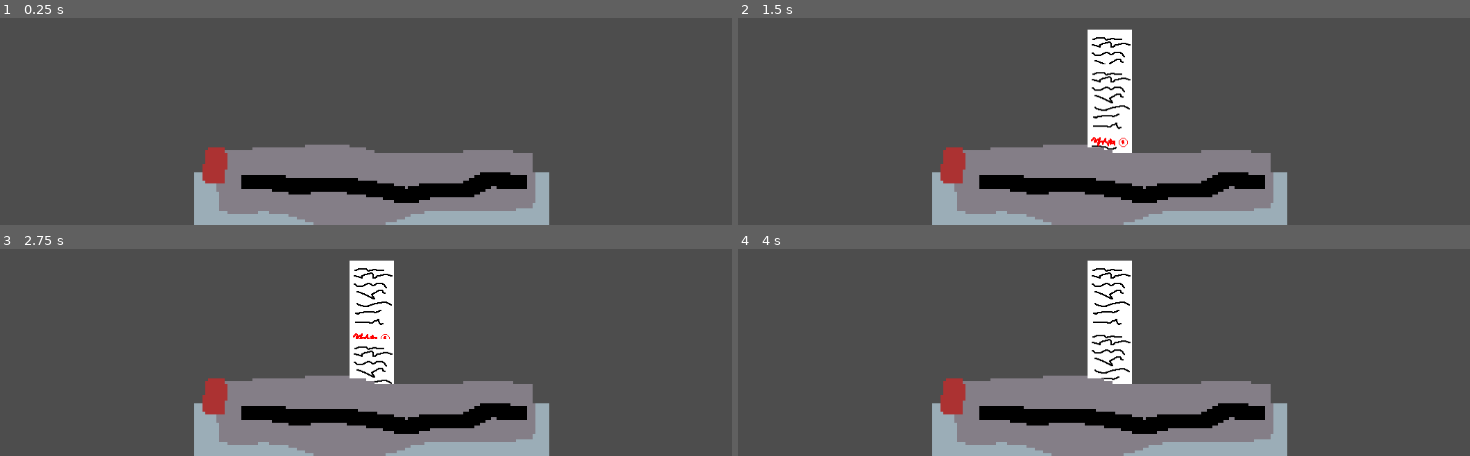
Above: before the commit, frames 1-4 (two rows, left to right).
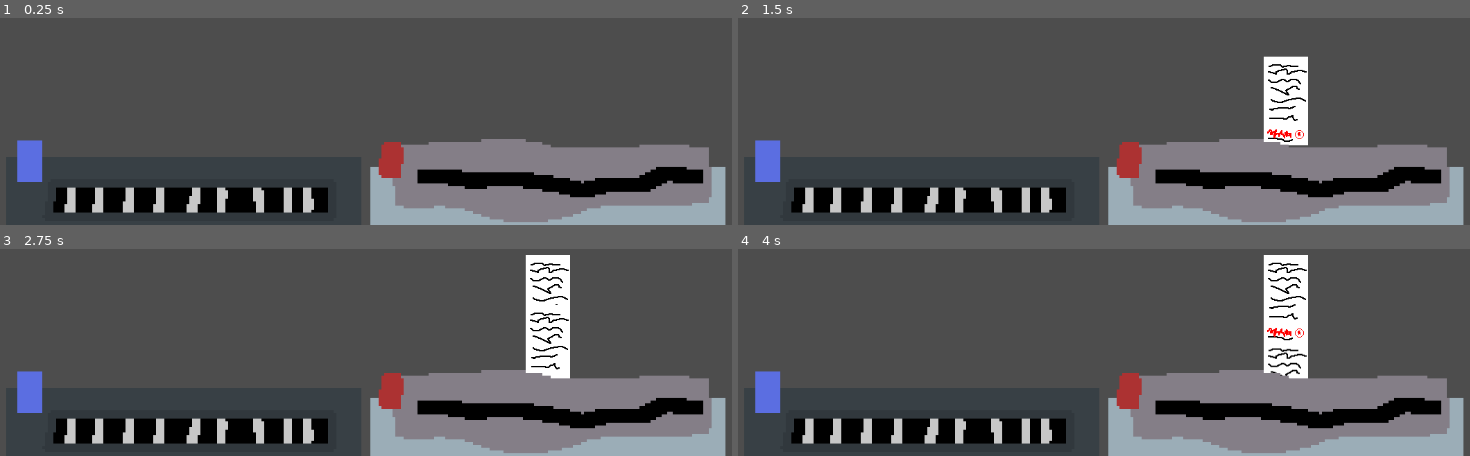
Above: after the commit, the same moments.

Repository: AdmiralOctavius/MailManagerProject
Game: Godot game, scene res://room.tscn
The game is run twice, just before and just after one commit, with the same random seed, the same clock (stepped at 60 frames per second) and the same inputs.
Inputs (mouse positions are in pixels of both pictures, inside the frame that each line leads up to):
- Up to frame 1 (0.25 s): no input
- Up to frame 2 (1.5 s): tap Enter at 0.5 s; move the mouse to (outside the picture) at 0.52 s; hold Space (Print) 0.53-1.28 s; move the mouse to (1111, 73) at 1.27 s; click (1111, 73) at 1.35 s
- Up to frame 3 (2.75 s): tap Space (Print) at 1.55 s; hold Space (Print) from 2.03 s (still down)
- Up to frame 4 (4 s): release Space (Print) at 2.78 s; tap Space (Print) at 2.85, 3.8 s; press the mouse at (1111, 304) at 3.53 s

The runs differ from the first frame. In frame 1, 28% of the frame differs, in the area x 2-100%, y 58-100%; in frame 2, 34%; in frame 3, 34%, in the area x 2-100%, y 2-100%; in frame 4, 34%.

Commit message:
Added Shredder functionality & Printing sounds
Added Printer Sounds. Added Shredder Functionality and sounds.

Diff:
--- a/page_template.tscn
+++ b/page_template.tscn
@@ -12,10 +12,10 @@
 [node name="Sprite2D" type="Sprite2D" parent="."]
 texture = ExtResource("2_m7fwt")
 
-[node name="Area2D" type="Area2D" parent="."]
+[node name="PageShape" type="Area2D" parent="."]
 
-[node name="CollisionShape2D" type="CollisionShape2D" parent="Area2D"]
+[node name="CollisionShape2D" type="CollisionShape2D" parent="PageShape"]
 shape = SubResource("RectangleShape2D_88gup")
 
-[connection signal="mouse_entered" from="Area2D" to="." method="_on_window_mouse_entered"]
-[connection signal="mouse_exited" from="Area2D" to="." method="_on_window_mouse_exited"]
+[connection signal="mouse_entered" from="PageShape" to="." method="_on_window_mouse_entered"]
+[connection signal="mouse_exited" from="PageShape" to="." method="_on_window_mouse_exited"]
--- a/printer.gd
+++ b/printer.gd
@@ -5,6 +5,8 @@
 @export var scene_root: Node2D
 @export var printerEnd: Node2D
 @export var printerStart: Node2D
+@export var printerSound: AudioStreamPlayer
+@export var printerSoundEnd: AudioStreamPlayer
 var pagePrinting: bool
 @export var SPEED = 250
 var destination: Vector2
@@ -17,11 +19,14 @@
 		if(pagePrinting != true):
 			print_debug("Mouse click recieved")
 			printDocument(spawn_scene)
+			printerSound.play()
 
 
 func printDocument(_spawn_scene := spawn_scene) -> void:
 	var page := _spawn_scene.instantiate() as Node2D
+	page.call("setShred",true)
 	scene_root.add_child(page)
+
 	page.global_position = printerStart.global_position
 	page.z_index = 1
 	lastPage = page
@@ -42,6 +47,8 @@
 			lastPage.position += lastPage.position.direction_to(destination) * distance_to_move
 		if(lastPage.position == destination):
 			pagePrinting = false
+			printerSound.stop()
+			printerSoundEnd.play()
 
 func set_destination(new_destination):
 	destination = new_destination.global_position
--- a/room.tscn
+++ b/room.tscn
@@ -1,19 +1,31 @@
-[gd_scene load_steps=4 format=3 uid="uid://dlx1v37kb8135"]
+[gd_scene load_steps=11 format=3 uid="uid://dlx1v37kb8135"]
 
 [ext_resource type="PackedScene" uid="uid://dhvniwesop6ir" path="res://page_template.tscn" id="1_88gup"]
 [ext_resource type="Script" uid="uid://4uba4teqpayp" path="res://printer.gd" id="2_4o3f6"]
 [ext_resource type="Texture2D" uid="uid://dskpuhwit1nob" path="res://PrinterDraft.png" id="2_bisa2"]
+[ext_resource type="AudioStream" uid="uid://dfq1q05bpwbwe" path="res://474235__skibkamusic__writing_print_4.wav" id="4_01y1d"]
+[ext_resource type="Texture2D" uid="uid://jke1iu08uqnv" path="res://ShredderDraftFore.png" id="4_ka7wq"]
+[ext_resource type="Script" uid="uid://ce1vavgnyw3ci" path="res://shredder.gd" id="4_x5k2b"]
+[ext_resource type="AudioStream" uid="uid://bscjtjo3u6ifg" path="res://712230__khwez__typewriter-ending-bell.mp3" id="5_42v8c"]
+[ext_resource type="Texture2D" uid="uid://b8vkwpsxh4gqg" path="res://ShredderDraftRear.png" id="5_x5k2b"]
+[ext_resource type="AudioStream" uid="uid://dvw2vmo7jjmlu" path="res://139089__mxsmanic__crosscut-paper-shredder.wav" id="9_42v8c"]
+
+[sub_resource type="RectangleShape2D" id="RectangleShape2D_8cv3p"]
+size = Vector2(400, 72)
 
 [node name="Room" type="Node2D"]
 
-[node name="Printer" type="Node2D" parent="." node_paths=PackedStringArray("scene_root", "printerEnd", "printerStart")]
+[node name="Printer" type="Node2D" parent="." node_paths=PackedStringArray("scene_root", "printerEnd", "printerStart", "printerSound", "printerSoundEnd")]
 z_index = 2
-position = Vector2(572, 572)
+position = Vector2(826, 564)
 script = ExtResource("2_4o3f6")
 spawn_scene = ExtResource("1_88gup")
 scene_root = NodePath("..")
 printerEnd = NodePath("SpawnerEndPoint")
 printerStart = NodePath("SpawnerStartPoint")
+printerSound = NodePath("PrintSound")
+printerSoundEnd = NodePath("PrintDoneSound")
+SPEED = 100
 
 [node name="SpawnerEndPoint" type="Node2D" parent="Printer"]
 position = Vector2(0, -142)
@@ -22,3 +34,33 @@
 
 [node name="Sprite2D" type="Sprite2D" parent="Printer"]
 texture = ExtResource("2_bisa2")
+
+[node name="PrintSound" type="AudioStreamPlayer" parent="Printer"]
+stream = ExtResource("4_01y1d")
+
+[node name="PrintDoneSound" type="AudioStreamPlayer" parent="Printer"]
+stream = ExtResource("5_42v8c")
+
+[node name="Shredder" type="Node2D" parent="." node_paths=PackedStringArray("shredderSound")]
+position = Vector2(301, 648)
+script = ExtResource("4_x5k2b")
+shredderSound = NodePath("AudioStreamPlayer")
+
+[node name="PrinterFore" type="Sprite2D" parent="Shredder"]
+z_index = 2
+texture = ExtResource("4_ka7wq")
+
+[node name="ShredderEntrance" type="Area2D" parent="Shredder"]
+
+[node name="CollisionShape2D" type="CollisionShape2D" parent="Shredder/ShredderEntrance"]
+position = Vector2(10, -26)
+shape = SubResource("RectangleShape2D_8cv3p")
+
+[node name="PrinterRear" type="Sprite2D" parent="Shredder"]
+position = Vector2(0, -78)
+texture = ExtResource("5_x5k2b")
+
+[node name="AudioStreamPlayer" type="AudioStreamPlayer" parent="Shredder"]
+stream = ExtResource("9_42v8c")
+
+[connection signal="area_entered" from="Shredder/ShredderEntrance" to="Shredder" method="_on_Document_Entered"]
--- /dev/null
+++ b/shredder.gd
@@ -0,0 +1,14 @@
+extends Node2D
+
+var readyToShred : bool
+@export var shredderSound: AudioStreamPlayer
+
+func _on_Document_Entered(area: Area2D) -> void:
+	#Testing
+	readyToShred = true
+	print_debug("Object entered Shredder")
+	print_debug(area.name)
+	if(area.get_parent().readyToShred == true):
+		print_debug("Page is ready to Shred")
+		shredderSound.play()
+		area.get_parent().queue_free()
--- a/window.gd
+++ b/window.gd
@@ -3,6 +3,10 @@
 var mouseOver : bool
 var mousePos : Vector2 = Vector2.ZERO
 var difference :Vector2
+@export var readyToShred : bool
+
+func setShred(shredTime: bool) -> void:
+	readyToShred = shredTime
 
 func _on_window_mouse_entered() -> void:
 	mouseOver = true
Not shown, added: 139089__mxsmanic__crosscut-paper-shredder.wav.import
Not shown, added: 474235__skibkamusic__writing_print_4.wav.import
Not shown, added: 712230__khwez__typewriter-ending-bell.mp3.import
Binary file added: ShredderDraftFore.png
Not shown, added: ShredderDraftFore.png.import
Binary file added: ShredderDraftRear.png
Not shown, added: ShredderDraftRear.png.import
Not shown, added: shredder.gd.uid
Not shown, added: 139089__mxsmanic__crosscut-paper-shredder.wav
Not shown, added: 474235__skibkamusic__writing_print_4.wav
Not shown, added: 712230__khwez__typewriter-ending-bell.mp3
